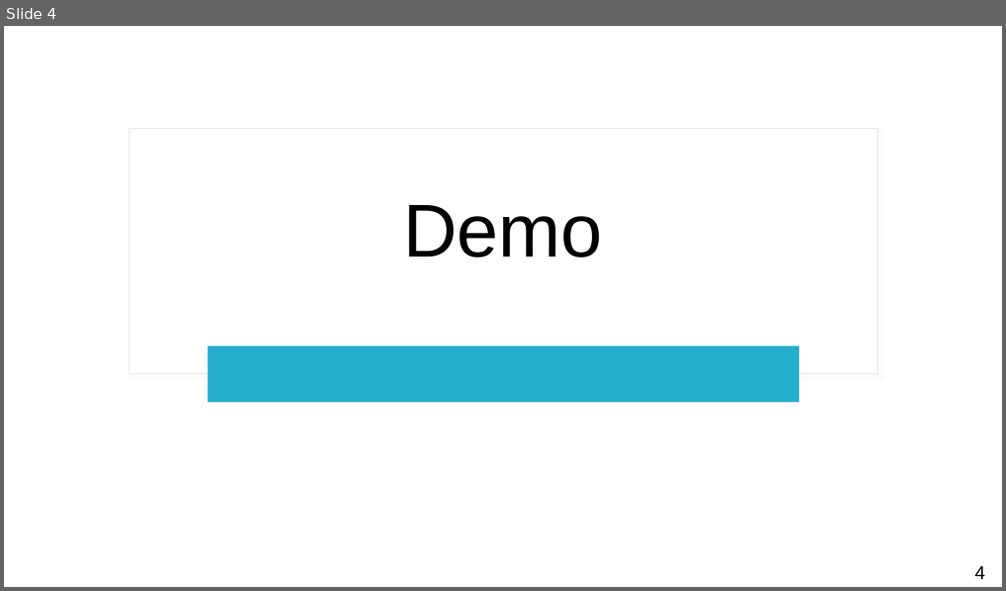
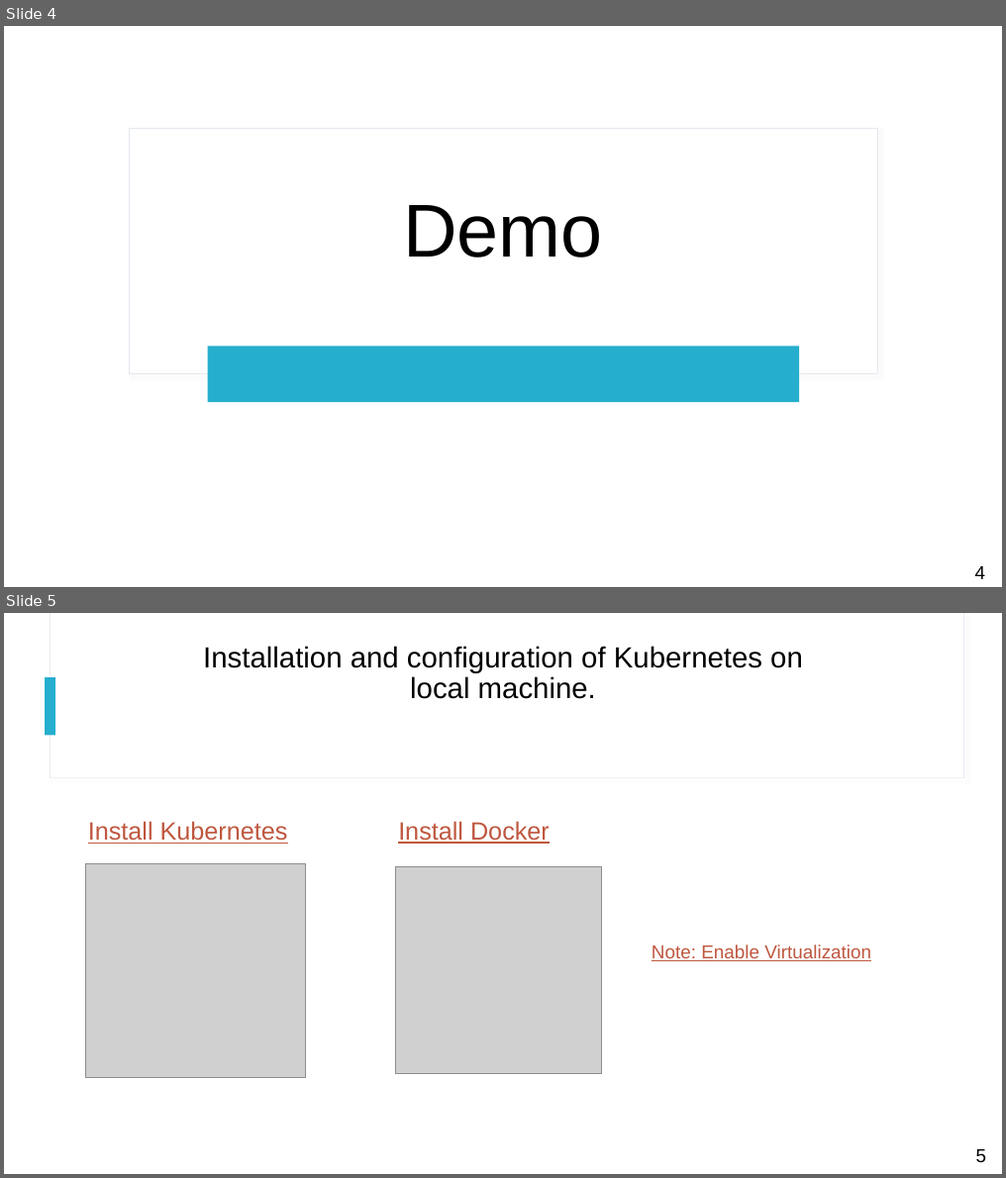
Before and after one commit to liam-nguyen/Autoscaling-in-Kubernetes-Paper, a slide deck: Autoscaling in Kubernetes - Final Presentation.pptx. Shown one above the other, each under a label of ours: slide 4 before the commit, slides 4 and 5 after it. The pictures are 1006x591 and 1006x1178 pixels, drawn with LibreOffice and Linux fonts; fonts in the diff are those of the drawing; grey boxes stand for pictures. Boxes give left, top, right and bottom in pixels: in the first picture for what was removed or moved away, otherwise in the second. Text is boxed around its words. In the diff, an @@ line names an element or a change of style, - is before the commit and + after.

Commit message:
installation and comgif

```diff
--- a/Autoscaling in Kubernetes - Final Presentation.pptx
+++ b/Autoscaling in Kubernetes - Final Presentation.pptx
@@ slide 5 added at (4, 613, 1002, 1174), background #FFFFFF; not listed: 2 template elements that a slide beside it also shows @@
@@ title added at (203, 646, 803, 699), 28 pt, text #000000 @@
+Installation and configuration of Kubernetes on local machine.
@@ rectangle added at (46, 677, 55, 735), fill #25AECE @@
@@ text added at (88, 821, 288, 844), 24 pt, text #BF573F, underline @@
+Install Kubernetes
@@ text added at (398, 821, 549, 844), 24 pt, text #BF573F, underline @@
+Install Docker
@@ picture added at (85, 864, 306, 1078) @@
@@ picture added at (395, 867, 601, 1074) @@
@@ text added at (651, 945, 871, 961), 18 pt, text #BF573F, underline @@
+Note: Enable Virtualization
@@ text added at (976, 1150, 987, 1163), 18 pt, text #000000 @@
+5
```
Also in this commit, not shown: 15 slides changed.
